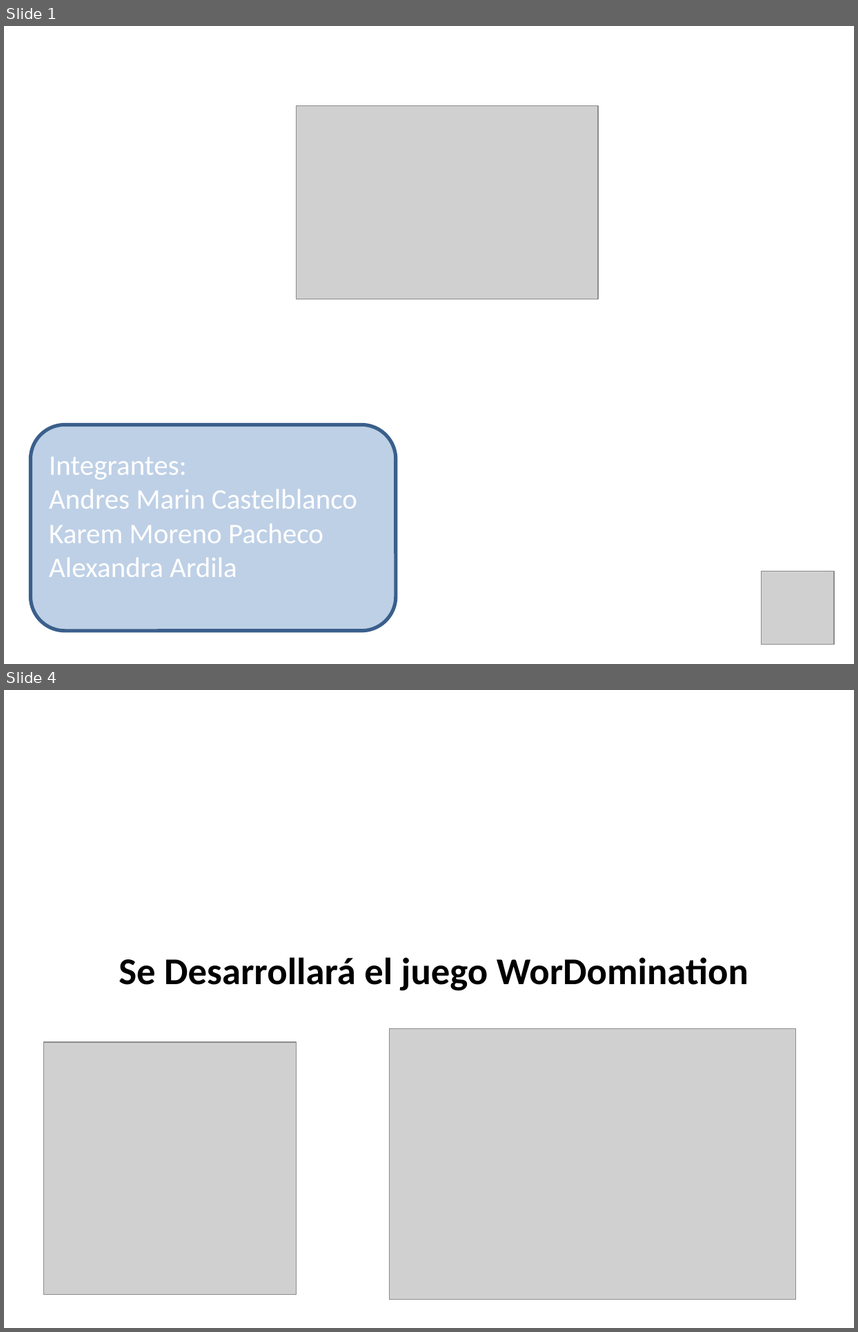
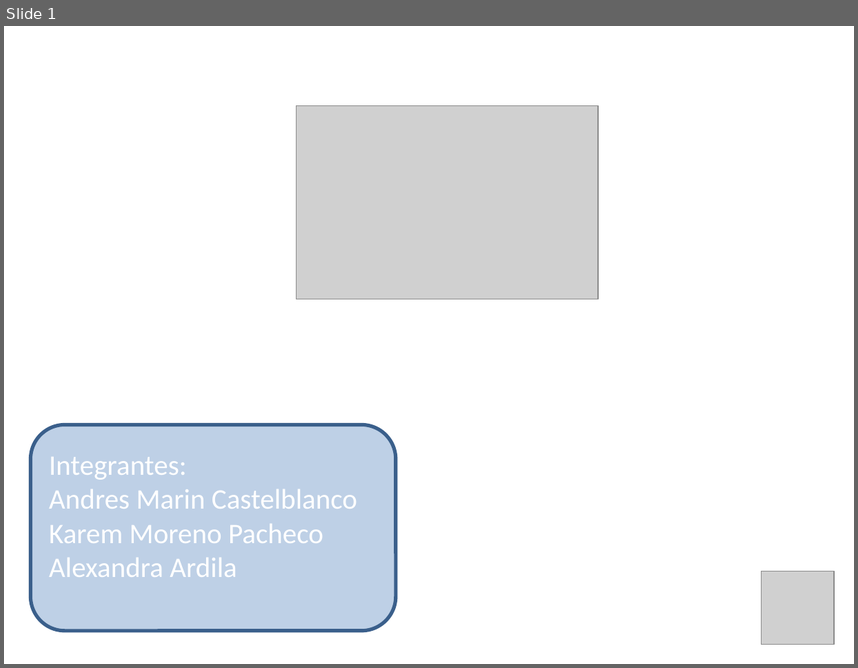
Before and after one commit to gtjemwa/ka2-proyect, a slide deck: Presentación Skysolution entrega 1.pptx. Shown one above the other, each under a label of ours: slides 1 and 4 before the commit, slide 1 after it; the slides between them are not shown. The pictures are 858x1332 and 858x668 pixels, drawn with LibreOffice and Linux fonts; fonts in the diff are those of the drawing; grey boxes stand for pictures; background and template pictures are left out. Boxes give left, top, right and bottom in pixels: in the first picture for what was removed or moved away, otherwise in the second. Text is boxed around its words. In the diff, an @@ line names an element or a change of style, - is before the commit and + after.

```diff
--- a/Presentación Skysolution entrega 1.pptx
+++ b/Presentación Skysolution entrega 1.pptx
@@ slide 4 removed at <box>4,690,854,1328</box>, background picture (left out) @@
@@ text removed at <box>119,957,749,991</box> @@
-Se Desarrollará el juego WorDomination
@@ picture removed at <box>389,1028,796,1299</box> @@
@@ picture removed at <box>44,1042,297,1294</box> @@
```
Also in this commit, not shown: 2 slides changed, 11 slides added, 5 other slides removed, 3 other files.
